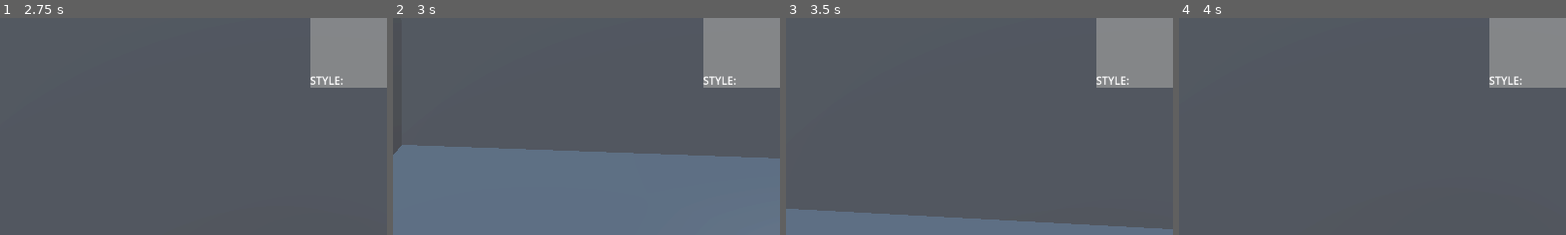
Above: before the commit, frames 1-4 (left to right).
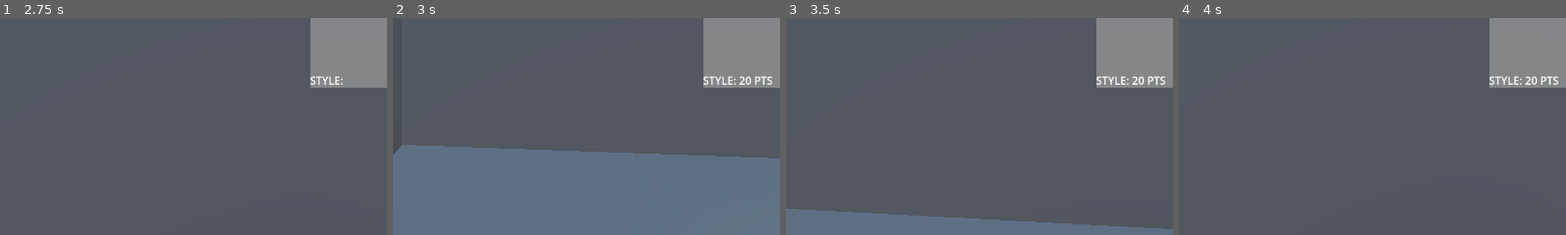
Above: after the commit, the same moments.

Repository: city-high-rider/soulswap
Game: Godot game, scene res://test_level.tscn
The game is run twice, just before and just after one commit, with the same random seed, the same clock (stepped at 60 frames per second) and the same inputs.
Inputs (mouse positions are % of the whole screen's width and height, from its top left):
- Up to frame 1 (2.75 s): move the mouse to (55, 50) at 0.52 s; hold W (forward) from 0.53 s (still down); tap F (possess) at 0.6 s; tap Space (jump) at 0.77, 1.52 s; move the mouse to (45, 50) at 1.27 s; click (45, 50) at 1.35 s; tap Enter at 2 s; move the mouse to (52, 48) at 2.02 s; tap Tab (toggle_info) at 2.1 s
- Up to frame 2 (3 s): keep holding W (forward); tap R (restart) at 2.75 s; move the mouse to (49, 52) at 2.77 s; tap F (possess) at 2.85 s
- Up to frame 3 (3.5 s): keep holding W (forward); tap Space (jump) at 3.02 s
- Up to frame 4 (4 s): keep holding W (forward); move the mouse to (57, 51) at 3.52 s; press the mouse at (57, 51) at 3.53 s; tap Space (jump) at 3.77 s
The pictures show only the part of the screen within x 37-87%, y 50-100%; the shares and areas given below are measured in that part.

Frame 1 is identical in both runs. In frame 2, 0.2% of the frame differs, in the area x 89-98%, y 26-31%; in frame 3, 0.2%; in frame 4, 0.2%.
Error in both runs: Invalid access to property or key 'ghost_mount' on a base object of type 'Nil'. (res://globals/PlayerInfo.gd:25)

Commit message:
make style tab show events and total points

Diff:
--- a/components/GhostMount.gd
+++ b/components/GhostMount.gd
@@ -54,7 +54,6 @@
 func get_ghost_inputs() -> GhostInput:
 	return GhostInput.new() if !ghost else ghost.current_inputs
 
-
 func get_ghost_modifiers() -> PossessionModifier:
 	return PossessionModifier.new() if !ghost else ghost.possess_modifiers
 
--- /dev/null
+++ b/components/UI/style_tab.gd
@@ -0,0 +1,21 @@
+extends Control
+
+@onready var style_label : Label = $PanelContainer/VBoxContainer/TotalStyle
+
+@onready var logs : VBoxContainer = $PanelContainer/VBoxContainer/Logs
+
+func display_style(message: String, points : int ) -> void:
+	# Create a timer that will count down for 2.5 seconds
+	var show_timer : SceneTreeTimer = get_tree().create_timer(2.5)
+	# Create and set the actual text node
+	var new_label : Label = Label.new()
+	new_label.text = message
+	new_label.horizontal_alignment = HORIZONTAL_ALIGNMENT_CENTER
+	# delete that node when the timer runs out.
+	show_timer.timeout.connect(func(): new_label.queue_free())
+
+	logs.add_child(new_label)
+
+
+func _on_player_ghost_style_changed(new_style: int) -> void:
+	style_label.text = "STYLE: " + str(new_style) + " PTS"
--- a/components/UI/style_tab.tscn
+++ b/components/UI/style_tab.tscn
@@ -1,4 +1,6 @@
-[gd_scene load_steps=2 format=3 uid="uid://bohbcugaop32e"]
+[gd_scene load_steps=3 format=3 uid="uid://bohbcugaop32e"]
+
+[ext_resource type="Script" path="res://components/UI/style_tab.gd" id="1_xbsuy"]
 
 [sub_resource type="StyleBoxFlat" id="StyleBoxFlat_0300v"]
 bg_color = Color(0.6, 0.6, 0.6, 0.709804)
@@ -11,6 +13,7 @@
 offset_left = -260.0
 offset_bottom = 429.0
 grow_horizontal = 0
+script = ExtResource("1_xbsuy")
 
 [node name="PanelContainer" type="PanelContainer" parent="."]
 layout_mode = 1
--- a/ghosts/player_ghost.gd
+++ b/ghosts/player_ghost.gd
@@ -9,7 +9,12 @@
 @onready var death_screen : Control = $DeathScreen
 
 # The amount of style points the player has
-var style_points : int = 20
+var style_points : int = 20:
+	set(value):
+		style_changed.emit(value)
+		style_points = value
+
+signal style_changed(new_style: float)
 
 var saved_style_pts : int = style_points
 
--- a/ghosts/player_ghost.tscn
+++ b/ghosts/player_ghost.tscn
@@ -4,14 +4,12 @@
 [ext_resource type="Script" path="res://ghosts/possession_modifier.gd" id="2_g7o7f"]
 [ext_resource type="PackedScene" uid="uid://gwfv6m72meua" path="res://components/UiScreens/death_screen.tscn" id="2_ovwii"]
 [ext_resource type="Script" path="res://components/UiScreens/death_screen.gd" id="3_sos6l"]
+[ext_resource type="PackedScene" uid="uid://bohbcugaop32e" path="res://components/UI/style_tab.tscn" id="5_eh0bf"]
 
 [sub_resource type="Resource" id="Resource_2k5th"]
 script = ExtResource("2_g7o7f")
 max_health_multiplier = 10.0
 base_damage_multiplier = 10.0
-
-[sub_resource type="StyleBoxFlat" id="StyleBoxFlat_0300v"]
-bg_color = Color(0.6, 0.6, 0.6, 0.709804)
 
 [node name="PlayerGhost" type="Node"]
 script = ExtResource("1_8tcsk")
@@ -21,31 +19,6 @@
 visible = false
 script = ExtResource("3_sos6l")
 
-[node name="StyleTab" type="Control" parent="."]
-layout_mode = 3
-anchors_preset = 1
-anchor_left = 1.0
-anchor_right = 1.0
-offset_left = -260.0
-offset_bottom = 429.0
-grow_horizontal = 0
+[node name="StyleTab" parent="." instance=ExtResource("5_eh0bf")]
 
-[node name="PanelContainer" type="PanelContainer" parent="StyleTab"]
-layout_mode = 1
-anchors_preset = 15
-anchor_right = 1.0
-anchor_bottom = 1.0
-grow_horizontal = 2
-grow_vertical = 2
-theme_override_styles/panel = SubResource("StyleBoxFlat_0300v")
-
-[node name="VBoxContainer" type="VBoxContainer" parent="StyleTab/PanelContainer"]
-layout_mode = 2
-
-[node name="Logs" type="VBoxContainer" parent="StyleTab/PanelContainer/VBoxContainer"]
-layout_mode = 2
-size_flags_vertical = 3
-
-[node name="TotalStyle" type="Label" parent="StyleTab/PanelContainer/VBoxContainer"]
-layout_mode = 2
-text = "STYLE: "
+[connection signal="style_changed" from="." to="StyleTab" method="_on_player_ghost_style_changed"]
